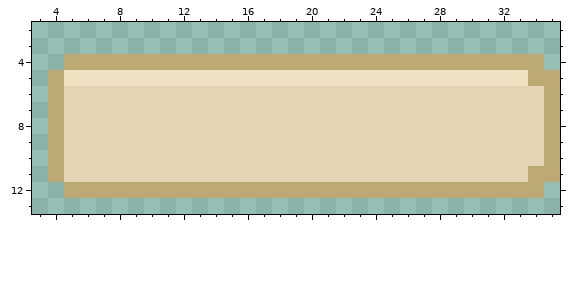
Edited in one commit: pixel-art file (Assets/Sprites/Values/.ValueBox.aseprite). That is the earlier state.
40x20 pixels, 1 frame. Shown: x 3..35, y 2..13. The old version is drawn lined up with the new one, on the new canvas.
After:
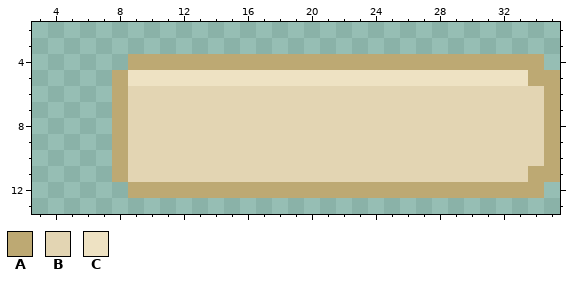
Palette (. is transparent): A #bda973  B #e3d5b3  C #eee2c3
Edits made:
canvas 40x20 -> 36x20, the old top-left corner now at -4,0 (the part of the old canvas that was cut away was empty and is not shown)
y 4: x 5..8 AAAA -> ....
y 5: x 4..8 ACCCC -> ....A
y 6..11: x 4..8 ABBBB -> ....A
y 12: x 5..8 AAAA -> ....
